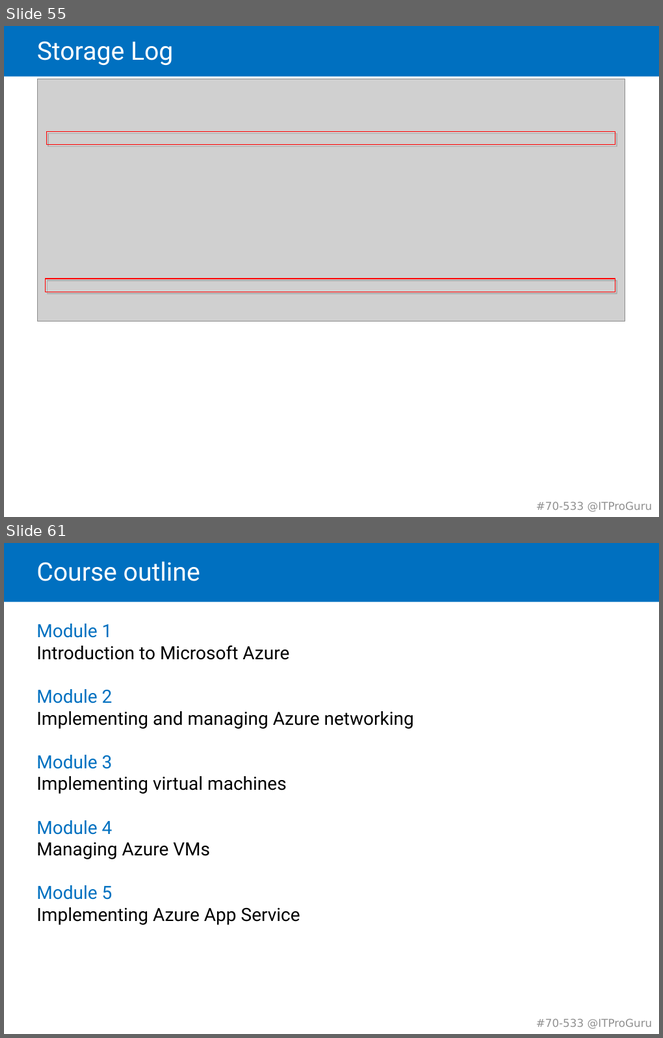
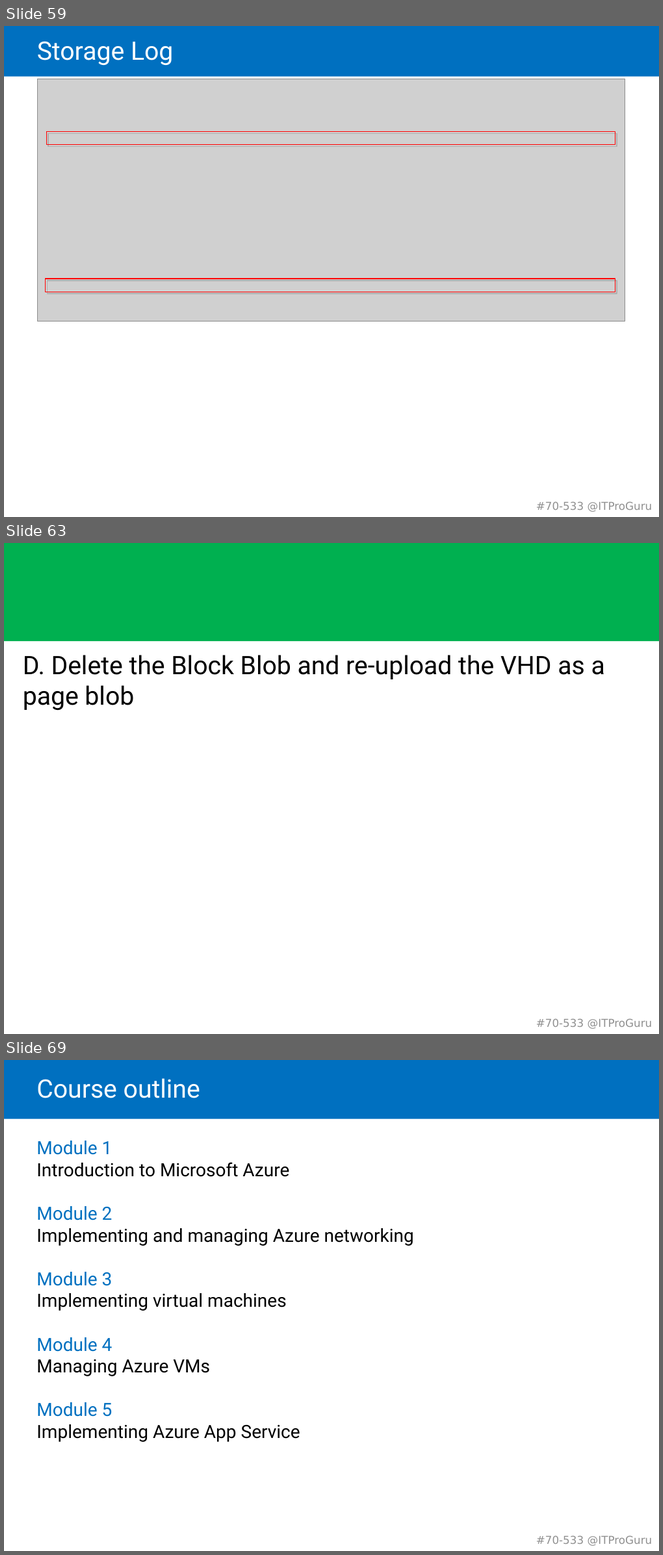
Before and after one commit to guruskill/70-533, a slide deck: 70-533-03-StorageMK.pptx. Shown one above the other, each under a label of ours: slides 55 and 61 before the commit, slides 59, 63 and 69 after it; the slides between them are not shown. The pictures are 663x1038 and 663x1555 pixels, drawn with LibreOffice and Linux fonts; fonts in the diff are those of the drawing; grey boxes stand for pictures. Boxes give left, top, right and bottom in pixels: in the first picture for what was removed or moved away, otherwise in the second. Text is boxed around its words. In the diff, an @@ line names an element or a change of style, - is before the commit and + after.

```diff
--- a/70-533-03-StorageMK.pptx
+++ b/70-533-03-StorageMK.pptx
@@ slide 63 added at <box>4,543,659,1034</box>, background #FFFFFF; not listed: 2 template elements that a slide beside it also shows @@
@@ rectangle added at <box>4,543,659,641</box>, fill #00B050 @@
@@ text added at <box>23,655,605,710</box>, 28 pt, text #000000 @@
+D. Delete the Block Blob and re-upload the VHD as a page blob
@@ what was slide 55 is now slide 59 @@
@@ what was slide 61 is now slide 69 @@
```
Also in this commit, not shown: 5 slides changed, 8 other slides added, 1 slide removed.
